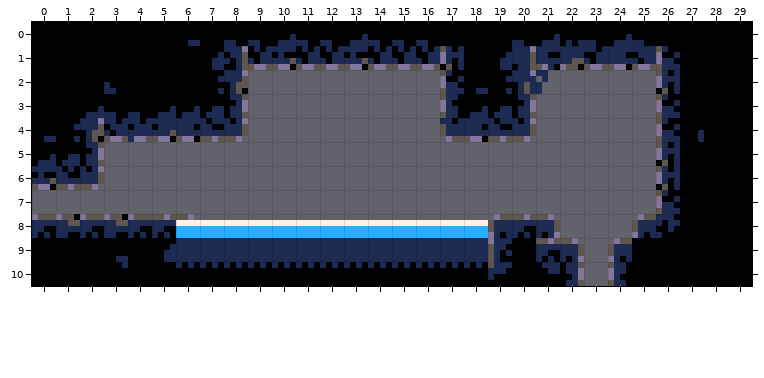
A Tiled map gets an edit: data/maps/room04.tmx. Above, as it was before the edit.
Cells are 8x8 px. Shown: x 0..29, y 0..10.
Once edited:
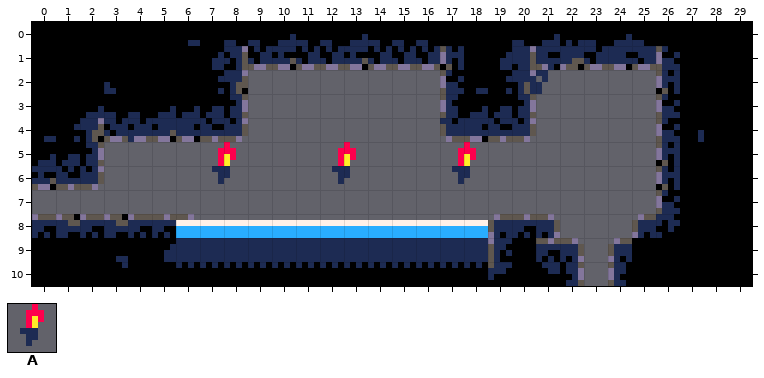
Key: from "tileset": A 39 "heat".
_ is an empty cell.
From the commit log: update a bunch of rooms
Diff:
Layer "Tiles":
y 6: x 7 _ -> A; x 12 _ -> A; x 17 _ -> A
